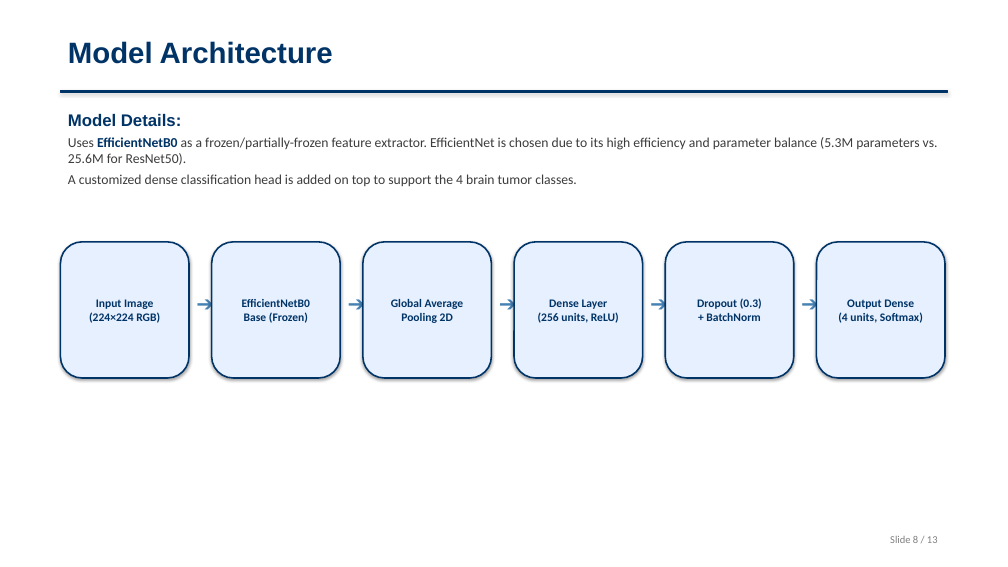
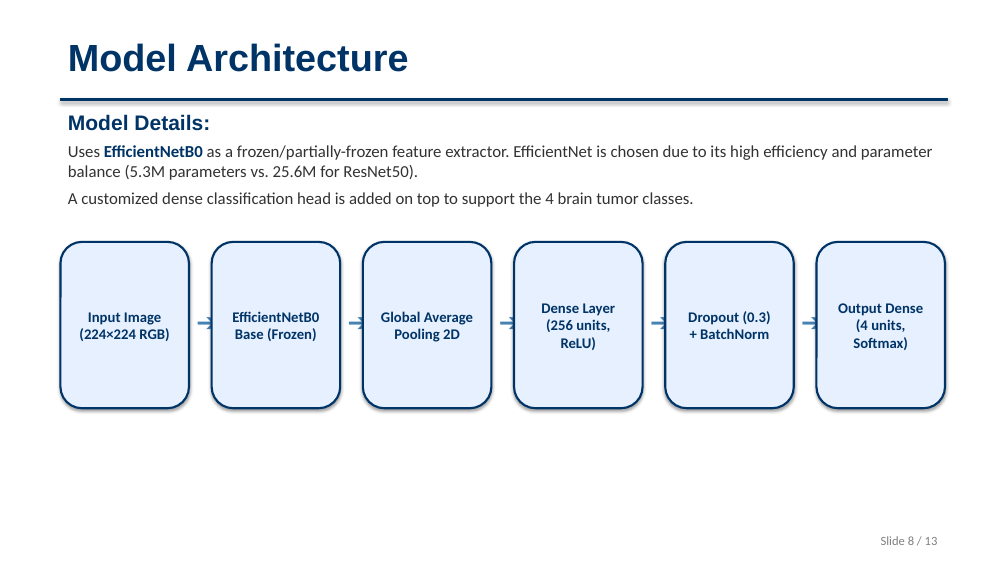
Before and after one commit to SruthiRagyari/brain-tumor-detection, a slide deck: slide 8 of Brain_Tumor_Detection_Presentation.pptx. Drawn at 1008x567 pixels with LibreOffice and Linux fonts; fonts in the diff are those of the drawing. Boxes give left, top, right and bottom in pixels: in the first picture for what was removed or moved away, otherwise in the second. Text is boxed around its words. In the diff, an @@ line names an element or a change of style, - is before the commit and + after.

Commit message:
docs: increase font sizes and heading contrast for better presentation visibility

```diff
--- a/Brain_Tumor_Detection_Presentation.pptx
+++ b/Brain_Tumor_Detection_Presentation.pptx
@@ text "Model Architecture" at [68,43,409,72]: size 28 to 36 pt @@
@@ text "Model Details:" at [68,114,933,207]: size 16 to 20 pt in "Model Details:"; size 13 to 16 pt; text colour #3C3C3C to #323232 in "Uses as a frozen/partially-frozen feature extractor. Efficie ...", "A customized dense classification head is added ..."; more space between paragraphs @@
@@ rectangle: place and size @@
-rectangle at [60,91,948,92]
+rectangle at [60,98,948,101]
@@ rounded rectangle "Input Image (224×224 RGB)": place and size @@
-rounded rectangle "Input Image (224×224 RGB)" at [60,242,189,378]
+rounded rectangle "Input Image (224×224 RGB)" at [60,242,189,408]
@@ rounded rectangle "EfficientNetB0 Base (Frozen)": place and size @@
-rounded rectangle "EfficientNetB0 Base (Frozen)" at [212,242,340,378]
+rounded rectangle "EfficientNetB0 Base (Frozen)" at [212,242,340,408]
@@ rounded rectangle "Global Average Pooling 2D": place and size @@
-rounded rectangle "Global Average Pooling 2D" at [363,242,492,378]
+rounded rectangle "Global Average Pooling 2D" at [363,242,492,408]
@@ rounded rectangle "Dense Layer (256 units, ReLU)": place and size @@
-rounded rectangle "Dense Layer (256 units, ReLU)" at [514,242,643,378]
+rounded rectangle "Dense Layer (256 units, ReLU)" at [514,242,643,408]
@@ rounded rectangle "Dropout (0.3) + BatchNorm": place and size @@
-rounded rectangle "Dropout (0.3) + BatchNorm" at [665,242,794,378]
+rounded rectangle "Dropout (0.3) + BatchNorm" at [665,242,794,408]
@@ size 11 to 14 pt; more space between paragraphs; outline #003366 1.5 pt to #003366 2 pt in 6 elements at [60,242,189,408], [212,242,340,408], [363,242,492,408], [514,242,643,408], [665,242,794,408], [817,242,945,408] @@
@@ rounded rectangle "Output Dense (4 units, Softmax)": place and size @@
-rounded rectangle "Output Dense (4 units, Softmax)" at [817,242,945,378]
+rounded rectangle "Output Dense (4 units, Softmax)" at [817,242,945,408]
@@ 5 texts: place and size @@
-5 texts at [189,287,817,333]
+5 texts at [189,302,817,348]
@@ size 20 to 24 pt in 5 elements at [189,302,212,348], [340,302,363,348], [492,302,514,348], [643,302,665,348], [794,302,817,348] @@
@@ text "Slide 8 / 13" at [881,536,938,545]: size 10 to 12 pt @@
```
Also in this commit, not shown: 12 other slides changed.
